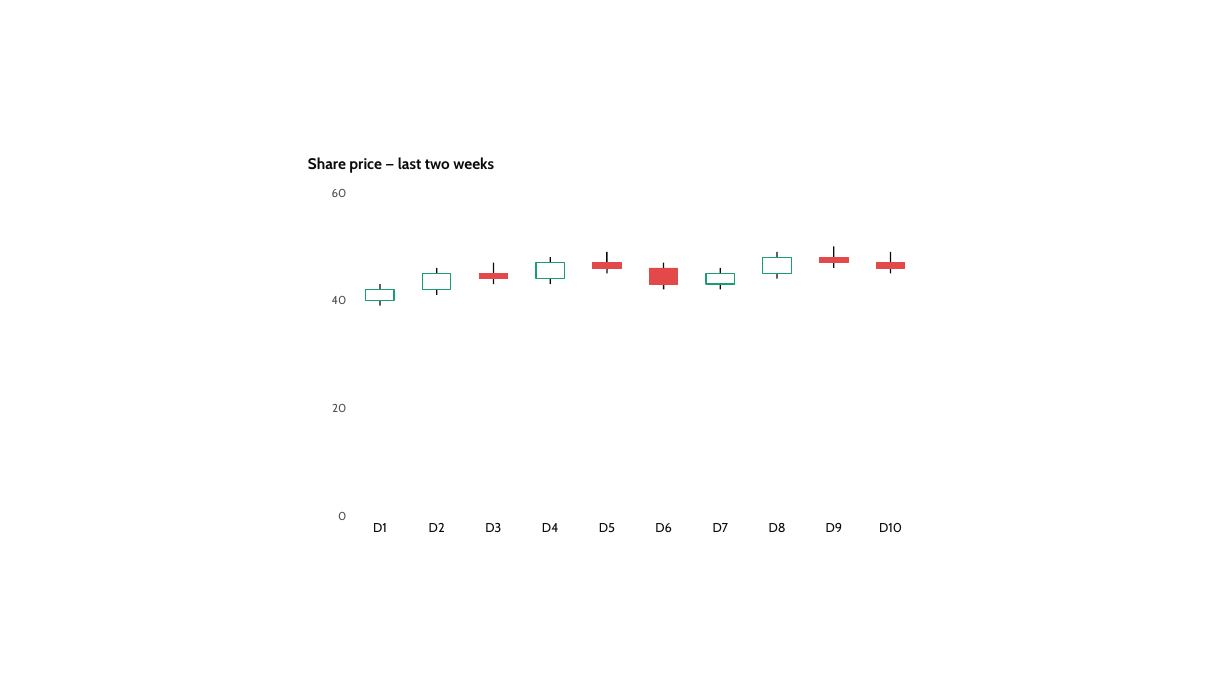
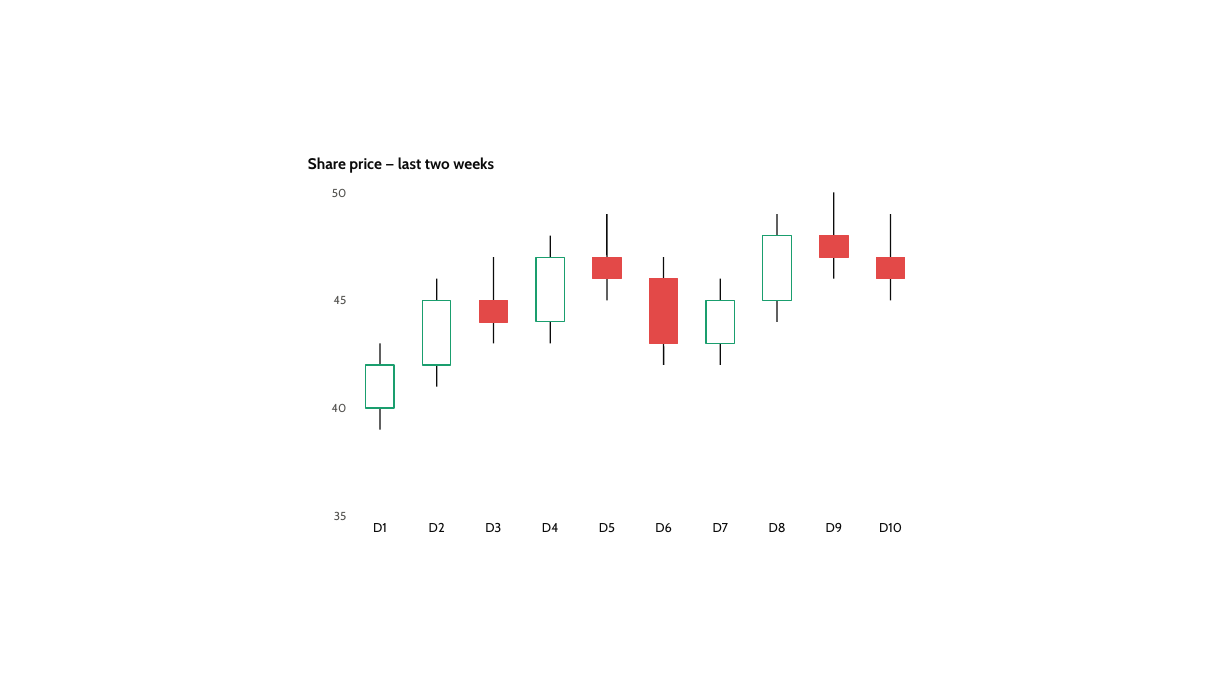
Before and after one commit to dannbleeker/PowerChart, a slide deck: slide 104 of examples/showcase.pptx. Drawn at 1232x693 pixels with LibreOffice and Linux fonts; fonts in the diff are those of the drawing. Boxes give left, top, right and bottom in pixels: in the first picture for what was removed or moved away, otherwise in the second. Text is boxed around its words. In the diff, an @@ line names an element or a change of style, - is before the commit and + after.

```diff
--- a/examples/showcase.pptx
+++ b/examples/showcase.pptx
@@ text at (332,189,346,197): text changed @@
-60
+50
@@ line moved from (834, 247) - (834, 268) to (834, 192) - (834, 279) @@
@@ line moved from (550, 257) - (550, 285) to (550, 236) - (550, 344) @@
@@ line moved from (607, 252) - (607, 274) to (607, 214) - (607, 300) @@
@@ rectangle: place and size @@
-rectangle at (763,257,792,273)
+rectangle at (763,236,792,300)
@@ line moved from (777, 252) - (777, 279) to (777, 214) - (777, 322) @@
@@ rectangle: place and size @@
-rectangle at (820,257,848,262)
+rectangle at (820,236,848,257)
@@ line moved from (891, 252) - (891, 274) to (891, 214) - (891, 300) @@
@@ line moved from (494, 262) - (494, 285) to (494, 257) - (494, 344) @@
@@ rectangle: place and size @@
-rectangle at (536,262,565,278)
+rectangle at (536,257,565,322)
@@ rectangle: place and size @@
-rectangle at (592,262,621,268)
+rectangle at (592,257,621,278)
@@ line moved from (664, 262) - (664, 289) to (664, 257) - (664, 365) @@
@@ rectangle: place and size @@
-rectangle at (876,262,905,268)
+rectangle at (876,257,905,278)
@@ text at (334,296,347,304): text changed @@
-40
+45
@@ line moved from (437, 268) - (437, 295) to (437, 279) - (437, 386) @@
@@ rectangle: place and size @@
-rectangle at (650,268,678,284)
+rectangle at (650,279,678,344)
@@ line moved from (721, 268) - (721, 289) to (721, 279) - (721, 365) @@
@@ rectangle: place and size @@
-rectangle at (422,274,451,289)
+rectangle at (422,300,451,365)
@@ rectangle: place and size @@
-rectangle at (480,274,508,279)
+rectangle at (480,300,508,322)
@@ rectangle: place and size @@
-rectangle at (706,274,735,285)
+rectangle at (706,300,735,344)
@@ line moved from (380, 285) - (380, 306) to (380, 344) - (380, 430) @@
@@ rectangle: place and size @@
-rectangle at (366,289,395,300)
+rectangle at (366,365,395,409)
@@ text at (332,404,347,412): text changed @@
-20
+40
@@ text at (334,512,347,520): text changed @@
-0
+35
```
Also in this commit, not shown: 4 other slides changed, 6 other files.
